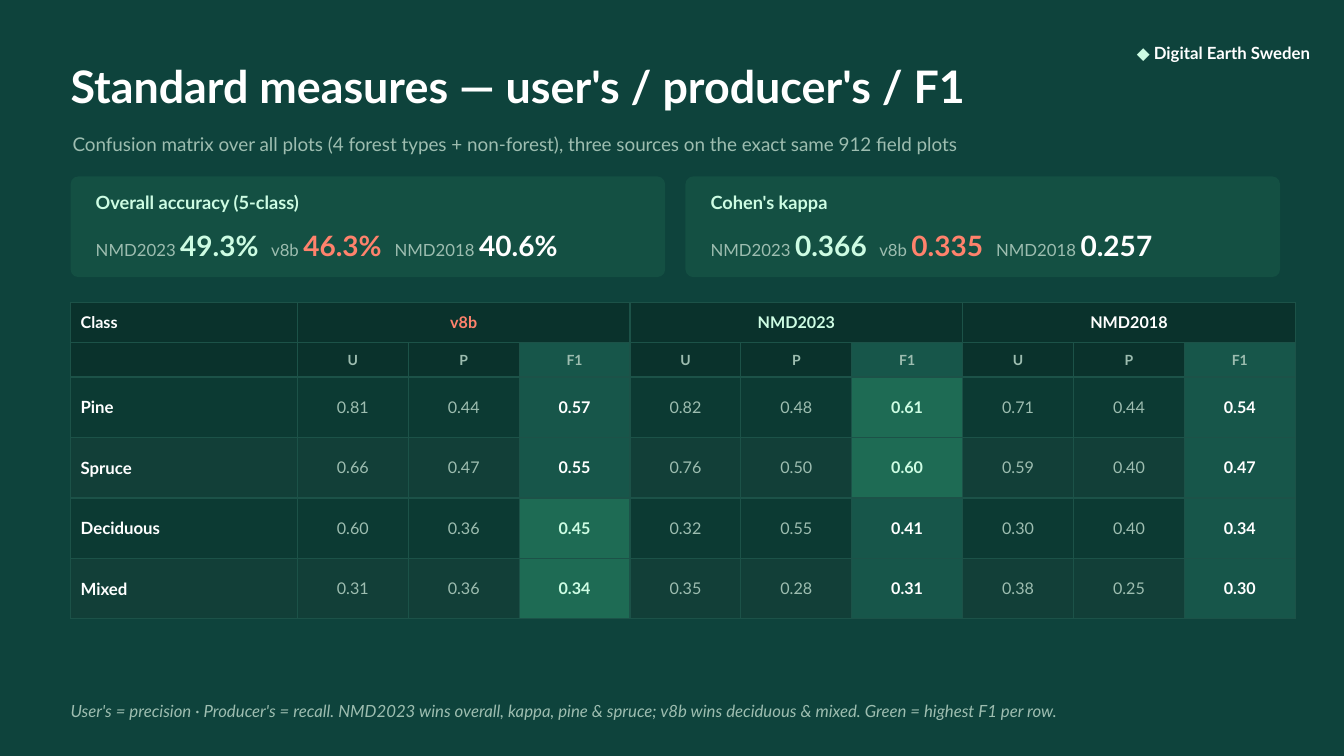
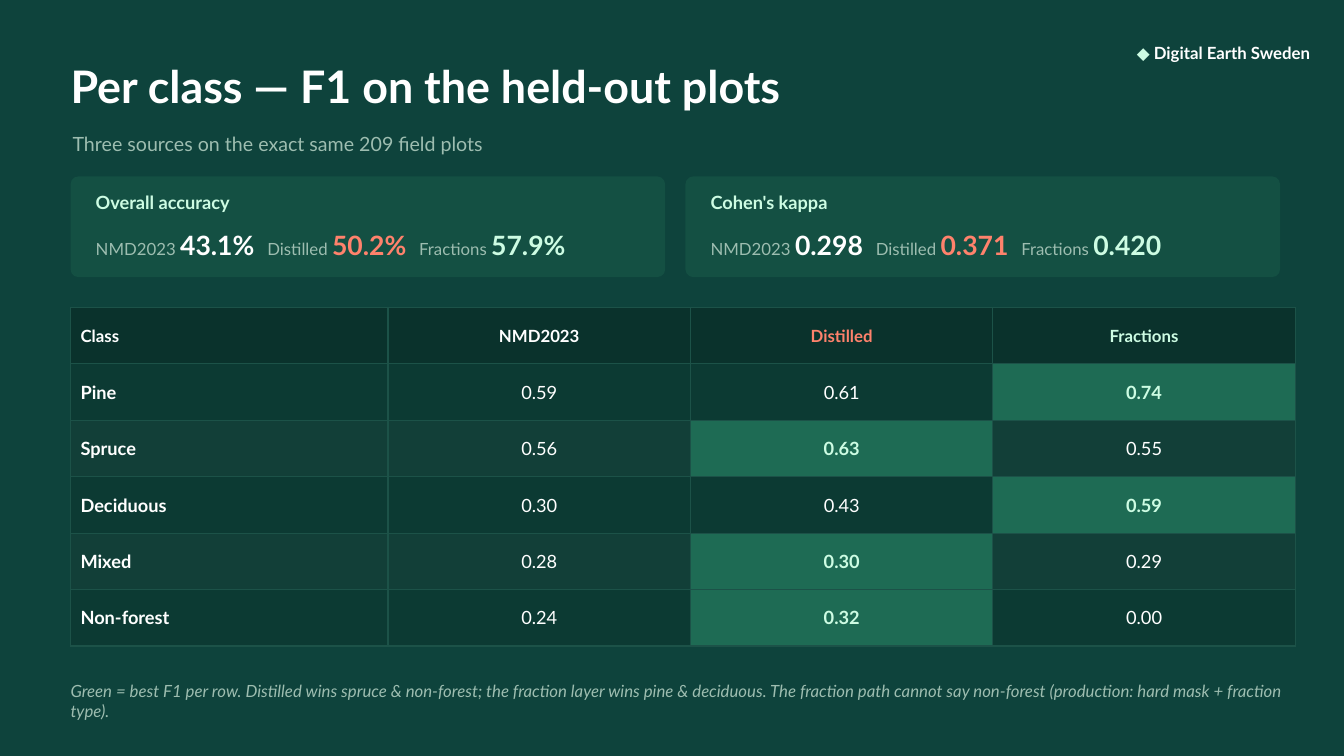
Before and after one commit to TobiasEdman/imintengine, a slide deck: slide 4 of docs/decks/v8b_nmd_benchmark_DES_en.pptx. Drawn at 1344x756 pixels with LibreOffice and Linux fonts; fonts in the diff are those of the drawing. Boxes give left, top, right and bottom in pixels: in the first picture for what was removed or moved away, otherwise in the second. Text is boxed around its words. In the diff, an @@ line names an element or a change of style, - is before the commit and + after.

```diff
--- a/docs/decks/v8b_nmd_benchmark_DES_en.pptx
+++ b/docs/decks/v8b_nmd_benchmark_DES_en.pptx
@@ text at [71,69,780,111]: text changed @@
-Standard measures — user's / producer's / F1
+Per class — F1 on the held-out plots
@@ text at [73,136,483,155]: text changed; size 13.5 to 14 pt @@
-Confusion matrix over all plots (4 forest types + non-forest), three sources on the exact same 912 field plots
+Three sources on the exact same 209 field plots
@@ text at [96,195,230,212]: text changed @@
-Overall accuracy (5-class)
+Overall accuracy
@@ text at [96,235,565,256]: text changed @@
-NMD2023 49.3% v8b 46.3% NMD2018 40.6%
+NMD2023 43.1% Distilled 50.2% Fractions 57.9%
@@ text at [711,235,1161,256]: text changed @@
-NMD2023 0.366 v8b 0.335 NMD2018 0.257
+NMD2023 0.298 Distilled 0.371 Fractions 0.420
@@ table at [71,308,1296,628] @@
-column 1: Class |  | Pine | Spruce | Deciduous | Mixed
-column 2: v8b | U | 0.81 | 0.66 | 0.60 | 0.31
-column 3:  | P | 0.44 | 0.47 | 0.36 | 0.36
-column 4:  | F1 | 0.57 | 0.55 | 0.45 | 0.34
-column 5: NMD2023 | U | 0.82 | 0.76 | 0.32 | 0.35
-column 6:  | P | 0.48 | 0.50 | 0.55 | 0.28
-column 7:  | F1 | 0.61 | 0.60 | 0.41 | 0.31
-column 8: NMD2018 | U | 0.71 | 0.59 | 0.30 | 0.38
-column 9:  | P | 0.44 | 0.40 | 0.40 | 0.25
-column 10:  | F1 | 0.54 | 0.47 | 0.34 | 0.30
+column 1: Class | Pine | Spruce | Deciduous | Mixed | Non-forest
+column 2: NMD2023 | 0.59 | 0.56 | 0.30 | 0.28 | 0.24
+column 3: Distilled | 0.61 | 0.63 | 0.43 | 0.30 | 0.32
+column 4: Fractions | 0.74 | 0.55 | 0.59 | 0.29 | 0.00
@@ table: place and size @@
-table at [71,302,1296,599]
+table at [71,308,1296,628]
@@ text at [71,684,1281,720]: text changed @@
-User's = precision · Producer's = recall. NMD2023 wins overall, kappa, pine & spruce; v8b wins deciduous & mixed. Green = highest F1 per row.
+Green = best F1 per row. Distilled wins spruce & non-forest; the fraction layer wins pine & deciduous. The fraction path cannot say non-forest (production: hard mask + fraction type).
```
Also in this commit, not shown: 3 other slides changed, 1 slide added, 1 slide removed, 7 other files.
